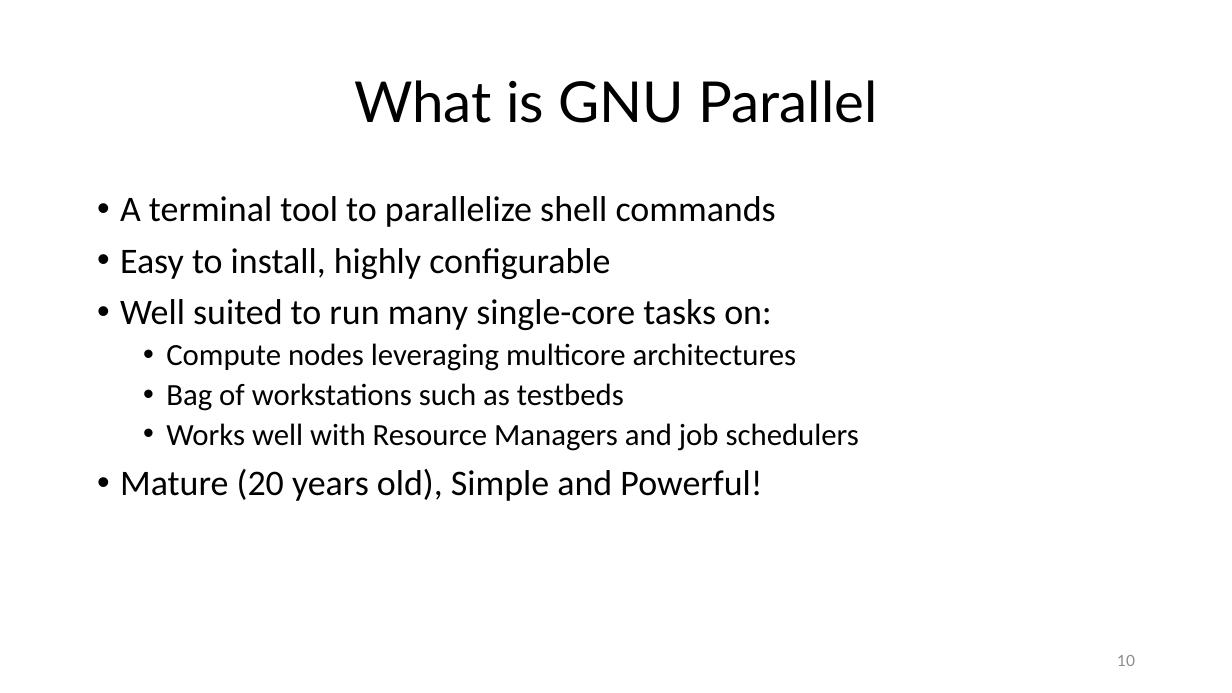
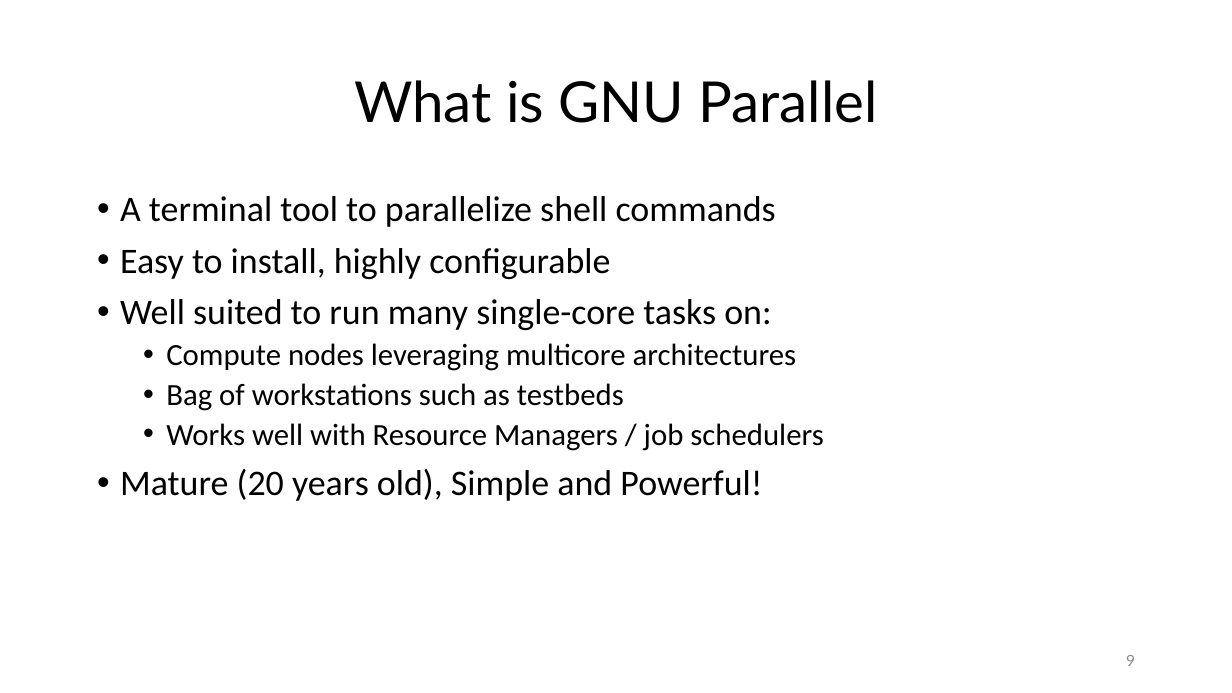
Before and after one commit to ketancmaheshwari/pearc24tut, a slide deck: slide 9 of gnu-parallel-tutorial.pptx (slide 10 before the commit). Drawn at 1232x693 pixels with LibreOffice and Linux fonts; fonts in the diff are those of the drawing. Boxes give left, top, right and bottom in pixels: in the first picture for what was removed or moved away, otherwise in the second. Text is boxed around its words. In the diff, an @@ line names an element or a change of style, - is before the commit and + after.

```diff
--- a/gnu-parallel-tutorial.pptx
+++ b/gnu-parallel-tutorial.pptx
@@ text at [166,423,823,451]: text changed @@
-  • Works well with Resource Managers and job schedulers
+  • Works well with Resource Managers / job schedulers
@@ page number at [1126,655,1135,666]: text changed @@
-10
+9
```
Also in this commit, not shown: 12 other slides changed, 15 slides added, 5 slides removed, 2 other files.
